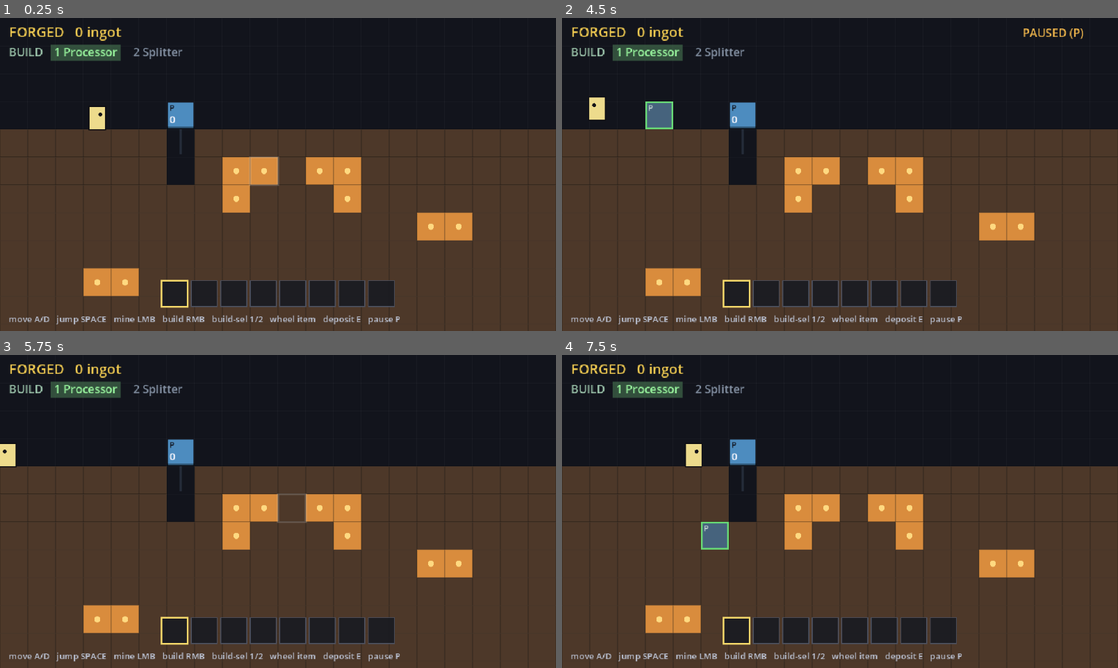
Above: before the commit, frames 1-4 (two rows, left to right).
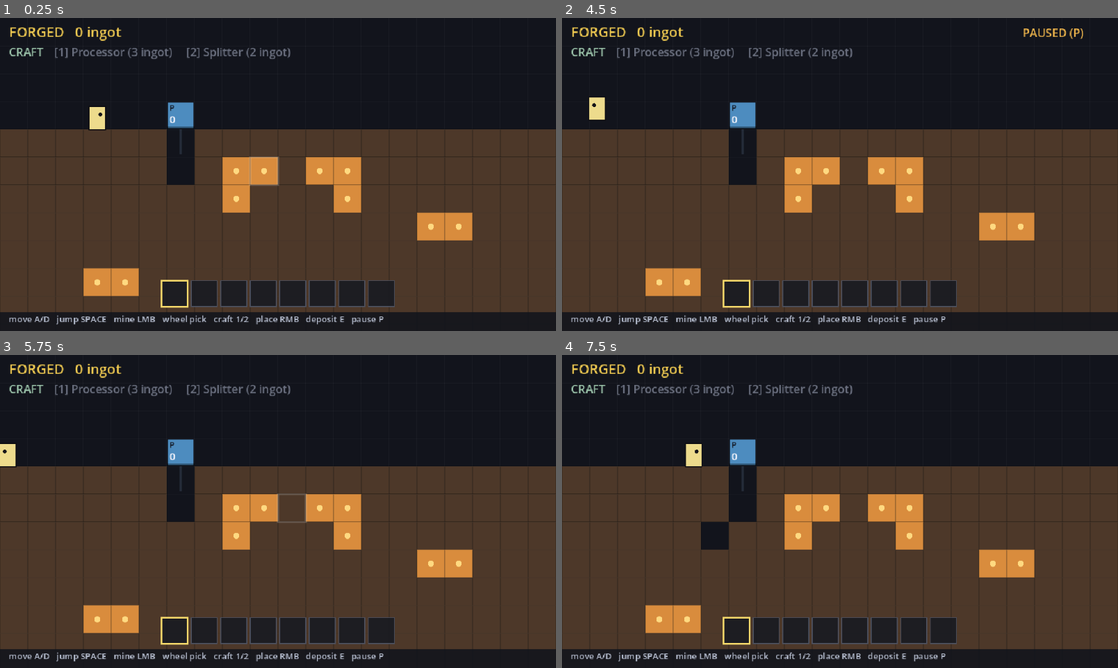
Above: after the commit, the same moments.

Repository: teohondascully/sinkforge
Game: Godot game, scene res://scenes/main.tscn
Two runs of this game, one before a commit and one after it. Both use one fixed random seed, a clock stepped at 60 frames per second and the inputs below.
Inputs (mouse positions are in pixels of both pictures, inside the frame that each line leads up to):
- Up to frame 1 (0.25 s): no input
- Up to frame 2 (4.5 s): tap Enter at 0.5 s; move the mouse to (962, 158) at 0.52 s; hold Right 0.53-1.28 s; tap 1 at 0.6, 1.35, 2.3, 3.05, 3.6, 4.35 s; click (962, 158) at 0.67 s; tap Space at 0.77, 1.52, 2.75, 3.02, 3.77 s; move the mouse to (728, 190) at 1.27 s; hold Left 1.28-2.03 s; move the mouse to (895, 105) at 2.02 s; hold Right 2.03-2.78 s; tap P at 2.1 s; move the mouse to (812, 237) at 2.77 s; hold Up 2.78-3.53 s; tap E at 2.85 s; click (812, 237) at 2.92 s; move the mouse to (1006, 221) at 3.52 s; hold Left from 3.53 s (still down); move the mouse to (673, 127) at 4.27 s
- Up to frame 3 (5.75 s): keep holding Left; tap Space at 4.52 s; tap Enter at 5 s; move the mouse to (305, 511) at 5.02 s; tap P at 5.1 s; click (305, 511) at 5.17 s; tap 1 at 5.3 s
- Up to frame 4 (7.5 s): tap Space at 5.75, 6.02, 6.77 s; move the mouse to (756, 433) at 5.77 s; release Left at 5.78 s; hold Right 5.78-6.53 s; tap E at 5.85 s; tap 1 at 6.05, 6.6, 7.35 s; move the mouse to (962, 495) at 6.52 s; hold Up 6.53-7.28 s; move the mouse to (728, 527) at 7.27 s; hold Right from 7.28 s (still down); click (728, 527) at 7.42 s

The runs differ from the first frame. In frame 1, 7.0% of the frame differs, in the area x 0-100%, y 8-100%; in frame 2, 7.5%; in frame 3, 7.0%; in frame 4, 7.5%.

Commit message:
feat(economy): Factorio-style building — craft machines as hotbar items
Machines are now inventory ITEMS you craft and place, the unified hotbar is
the one selector, and the separate 1/2 build palette is gone.

- craft (1/2): spend MachineDef.craft_cost ingots (Processor=3, Splitter=2,
 data on the defs) to make a machine item into the pack; spent ingots are
 counted as total_consumed so conservation holds; can't craft if broke.
- place/pickup (RMB): build_from_pack places the SELECTED hotbar machine
 item (consumes one); pickup_machine returns it AND salvages the machine's
 buffered items back into the pack (fixes a latent conservation bug where
 picking up a mid-work forge silently destroyed buffered ore — caught by
 independent-verify).
- the hotbar (wheel/1..8 select) is the unified selector; machine items show
 their machine colour + letter tag; resources stay plain colour squares.
- HUD: CRAFT strip ([1] Processor (3 ingot) ...; greyed when unaffordable);
 controls backing bar (fix world-bleed behind the hint, 4b note).
- the build ghost shows only when a placeable machine item is selected.

Harness: +_test_craft_and_build (craft spend+consume accounting, place
consumes, can't-place-uncarried, pickup salvages buffered ore, conservation
across craft+pickup). 72 sim checks PASS; motion in tolerance; independent-
verify SHIP; visual-critique SHIP. Screenshot history/07-factorio-building.png.

Docs: DECISIONS (economy entry), SESSION_LOG (Session 5), ARCHITECTURE,
ROADMAP, prompts/prototype-2 updated. Presentation/feel is flagged
as the next (user-priority) sprint.

Diff:
--- a/scenes/hud.gd
+++ b/scenes/hud.gd
@@ -11,9 +11,10 @@
 var sim: FactorySim
 var _font: Font = ThemeDB.fallback_font
 var paused_getter: Callable
-## The hand-build palette (set by MainView): the machine names you can place, and which is selected.
-var palette_names: PackedStringArray = []
-var selected_getter: Callable
+## Craftable machines for the CRAFT strip (set by MainView): [{name: String, cost: {item->count}}].
+var craft_options: Array[Dictionary] = []
+## Machine item id -> {color: Color, tag: String}, so machine items in the hotbar read as machines.
+var machine_icons: Dictionary = {}
 ## The active carried-item slot in the inventory hotbar (set by MainView; mouse-wheel cycles it).
 var inv_selected_getter: Callable
 
@@ -25,35 +26,48 @@
 func _draw() -> void:
 	draw_string(_font, Vector2(10, 22), "FORGED   %d ingot" % int(sim.total_produced.get(&"ingot", 0)),
 		HORIZONTAL_ALIGNMENT_LEFT, -1, 16, Color(0.95, 0.80, 0.32))
-	_draw_palette()
+	_draw_craft()
 	_draw_inventory()
+	draw_rect(Rect2(0.0, CANVAS.y - 22.0, CANVAS.x, 22.0), Color(0.07, 0.08, 0.11, 0.9))  # controls backing
 	draw_string(_font, Vector2(10, CANVAS.y - 10),
-		"move A/D   jump SPACE   mine LMB   build RMB   build-sel 1/2   wheel item   deposit E   pause P",
+		"move A/D   jump SPACE   mine LMB   wheel pick   craft 1/2   place RMB   deposit E   pause P",
 		HORIZONTAL_ALIGNMENT_LEFT, -1, 10, Color(0.75, 0.78, 0.85))
 	if paused_getter.is_valid() and bool(paused_getter.call()):
 		draw_string(_font, Vector2(CANVAS.x - 110, 22), "PAUSED (P)",
 			HORIZONTAL_ALIGNMENT_LEFT, -1, 13, Color(0.95, 0.72, 0.30))
 
 
-## The build palette, with the selected machine boxed/brightened — so RMB-to-build has a visible
-## current choice (1/2 cycle it). Drawn top-left under OUTPUT.
-func _draw_palette() -> void:
-	if palette_names.is_empty():
+## The CRAFT strip — 1 Processor (3 ingot)  2 Splitter (2 ingot) — press the number to craft one
+## into the pack. Greyed when you can't afford it. Drawn top-left under FORGED.
+func _draw_craft() -> void:
+	if craft_options.is_empty():
 		return
-	var sel: int = int(selected_getter.call()) if selected_getter.is_valid() else 0
 	var x: float = 10.0
 	var y: float = 44.0
-	draw_string(_font, Vector2(x, y), "BUILD", HORIZONTAL_ALIGNMENT_LEFT, -1, 13, Color(0.62, 0.78, 0.68))
+	draw_string(_font, Vector2(x, y), "CRAFT", HORIZONTAL_ALIGNMENT_LEFT, -1, 13, Color(0.62, 0.78, 0.68))
 	x += 52.0
-	for i: int in palette_names.size():
-		var label: String = "%d %s" % [i + 1, palette_names[i]]
+	for i: int in craft_options.size():
+		var opt: Dictionary = craft_options[i]
+		var cost: Dictionary = opt["cost"]
+		var label: String = "[%d] %s (%s)" % [i + 1, str(opt["name"]), _cost_text(cost)]
 		var w: float = _font.get_string_size(label, HORIZONTAL_ALIGNMENT_LEFT, -1, 13).x
-		var on: bool = i == sel
-		if on:
-			draw_rect(Rect2(x - 4.0, y - 13.0, w + 8.0, 18.0), Color(0.30, 0.50, 0.34, 0.55))
 		draw_string(_font, Vector2(x, y), label, HORIZONTAL_ALIGNMENT_LEFT, -1, 13,
-			Color(0.60, 0.96, 0.62) if on else Color(0.50, 0.55, 0.62))
-		x += w + 18.0
+			Color(0.80, 0.86, 0.66) if _can_afford(cost) else Color(0.42, 0.44, 0.50))
+		x += w + 16.0
+
+
+func _can_afford(cost: Dictionary) -> bool:
+	for item: StringName in cost:
+		if int(sim.inventory.get(item, 0)) < int(cost[item]):
+			return false
+	return true
+
+
+func _cost_text(cost: Dictionary) -> String:
+	var parts: PackedStringArray = []
+	for item: StringName in cost:
+		parts.append("%d %s" % [int(cost[item]), item])
+	return " ".join(parts)
 
 
 ## The carried pack as a hotbar of slots (icon + count), centred along the bottom. The active slot
@@ -75,7 +89,14 @@
 		if i < slots.size():
 			var item: StringName = slots[i]["item"]
 			var count: int = int(slots[i]["count"])
-			draw_rect(Rect2(sx + 5.0, y + 4.0, SLOT - 10.0, SLOT - 13.0), _item_color(item))
+			var icon := Rect2(sx + 5.0, y + 4.0, SLOT - 10.0, SLOT - 13.0)
+			if machine_icons.has(item):  # a machine item: its colour + letter tag, so it reads as one
+				var ic: Dictionary = machine_icons[item]
+				draw_rect(icon, ic["color"])
+				draw_string(_font, icon.position + Vector2(2.0, 11.0), str(ic["tag"]),
+					HORIZONTAL_ALIGNMENT_LEFT, -1, 10, Color(0.06, 0.06, 0.09))
+			else:
+				draw_rect(icon, _item_color(item))
 			draw_string(_font, Vector2(sx + 4.0, y + SLOT - 4.0), str(count),
 				HORIZONTAL_ALIGNMENT_LEFT, -1, 11, Color(0.97, 0.97, 0.99))
 
--- a/scenes/main.gd
+++ b/scenes/main.gd
@@ -34,14 +34,14 @@
 var _paused: bool = false
 var _mine_cooldown: float = 0.0
 var _aim: Vector2i = Vector2i(-99, -99)
-## The hand-build palette: which machine defs you can place, and which is selected (1/2 keys). The
-## ore_vent (a SOURCE) is deliberately absent — you remain the ore source by hand, which keeps the
-## dig-by-hand loop intact (manual→automated pillar; see DECISIONS 2026-06-27).
-var _palette: Array[MachineDef] = []
-var _selected: int = 0
+## The machines you can CRAFT (1/2 keys → craft one into the pack, spending ingots). The ore_vent (a
+## SOURCE) is deliberately absent — you remain the ore source by hand (manual→automated pillar; see
+## DECISIONS 2026-06-27). `_machine_defs_by_id` resolves a carried hotbar item back to its def so a
+## selected machine item can be placed.
+var _craftable: Array[MachineDef] = []
+var _machine_defs_by_id: Dictionary = {}
 ## Which carried-item slot is active in the inventory hotbar (mouse-wheel cycles it). The selected
-## item is what E deposits — the inventory is the player's held-resource surface (substrate the build
-## economy will plug machines/ingots into next).
+## item is what E deposits (a resource) or RMB places (a machine) — the unified Factorio-style hotbar.
 var _inv_selected: int = 0
 ## Cosmetic falling sprites: {from: Vector2, to: Vector2, t: float, color: Color} in WORLD coords.
 var _falling: Array[Dictionary] = []
@@ -49,10 +49,12 @@
 
 func _ready() -> void:
 	sim = FactorySim.new()
-	_palette = [
+	_craftable = [
 		load("res://src/data/machines/processor.tres"),
 		load("res://src/data/machines/splitter.tres"),
 	]
+	for def: MachineDef in _craftable:
+		_machine_defs_by_id[def.id] = def
 	_seed_world()
 
 	_player = Player.new()
@@ -74,11 +76,13 @@
 	var hud := Hud.new()
 	hud.sim = sim
 	hud.paused_getter = func() -> bool: return _paused
-	var names: PackedStringArray = []
-	for def: MachineDef in _palette:
-		names.append(def.display_name)
-	hud.palette_names = names
-	hud.selected_getter = func() -> int: return _selected
+	var craft_opts: Array[Dictionary] = []
+	var machine_icons: Dictionary = {}
+	for def: MachineDef in _craftable:
+		craft_opts.append({"name": def.display_name, "cost": def.craft_cost})
+		machine_icons[def.id] = {"color": _machine_color(def), "tag": _tag(def.display_name)}
+	hud.craft_options = craft_opts
+	hud.machine_icons = machine_icons
 	hud.inv_selected_getter = func() -> int: return _inv_selected
 	layer.add_child(hud)
 	add_child(layer)
@@ -121,8 +125,8 @@
 				_paused = not _paused
 			elif key.keycode == KEY_E:
 				_deposit_into_reach()
-			elif key.keycode >= KEY_1 and key.keycode < KEY_1 + _palette.size():
-				_selected = key.keycode - KEY_1
+			elif key.keycode >= KEY_1 and key.keycode < KEY_1 + _craftable.size():
+				sim.craft(_craftable[key.keycode - KEY_1])  # 1/2 craft a machine item into the pack
 	elif event is InputEventMouseButton:
 		var mb := event as InputEventMouseButton
 		if mb.pressed:
@@ -193,9 +197,21 @@
 	if _paused or not _can_reach(_aim):
 		return
 	if sim.machine_at(_aim) != null:
-		sim.remove_machine(_aim)
-	elif _placeable(_aim):
-		sim.place_machine(_palette[_selected], _aim)
+		sim.pickup_machine(_aim)  # pick your machine back up into the pack
+		return
+	var def: MachineDef = _selected_machine_def()
+	if def != null and _placeable(_aim):
+		sim.build_from_pack(def, _aim)
+
+
+## The machine def for the active hotbar slot, or null if the selected item isn't a placeable
+## machine you carry (it's a resource, or the pack is empty).
+func _selected_machine_def() -> MachineDef:
+	var slots: Array[Dictionary] = sim.inventory_slots()
+	if slots.is_empty():
+		return null
+	var sel: int = clampi(_inv_selected, 0, slots.size() - 1)
+	return _machine_defs_by_id.get(slots[sel]["item"], null)
 
 
 ## A cell takes a hand-placed machine if it's in-bounds, open (not earth), unoccupied, and NOT the
@@ -291,7 +307,9 @@
 	if sim.machine_at(_aim) != null:
 		draw_rect(inner, Color(0.95, 0.45, 0.40, 0.9), false, 2.0)  # pick-up affordance
 		return
-	var def: MachineDef = _palette[_selected]
+	var def: MachineDef = _selected_machine_def()
+	if def == null:
+		return  # the active hotbar item isn't a placeable machine — nothing to ghost
 	# A brighter, more opaque tint so the ghost reads as a translucent PREVIEW on its own — not only
 	# by its border (4b critique: the dark fill leaned entirely on the green outline to be seen).
 	var ghost: Color = _machine_color(def).lerp(Color.WHITE, 0.20)
--- a/src/core/factory_sim.gd
+++ b/src/core/factory_sim.gd
@@ -131,6 +131,59 @@
 	return moved
 
 
+## Player action: CRAFT one machine item into the pack, spending its `craft_cost` from inventory.
+## Returns true if crafted. Spent items are counted as consumed so conservation holds (crafting is
+## a real ingot sink). The machine item (keyed by def.id) lives in the same pack as ore/ingots.
+func craft(def: MachineDef) -> bool:
+	if def.craft_cost.is_empty():
+		return false
+	for item: StringName in def.craft_cost:
+		if int(inventory.get(item, 0)) < int(def.craft_cost[item]):
+			return false
+	for item: StringName in def.craft_cost:
+		var n: int = int(def.craft_cost[item])
+		_take_from_pack(item, n)
+		total_consumed[item] = int(total_consumed.get(item, 0)) + n
+	inventory[def.id] = int(inventory.get(def.id, 0)) + 1
+	return true
+
+
+## Player action: place a machine you CARRY — consumes one machine item (def.id) from the pack and
+## places it. Returns the MachineState, or null if you don't carry one or the cell is blocked.
+func build_from_pack(def: MachineDef, cell: Vector2i) -> MachineState:
+	if int(inventory.get(def.id, 0)) <= 0:
+		return null
+	var state: MachineState = place_machine(def, cell)
+	if state == null:
+		return null
+	_take_from_pack(def.id, 1)
+	return state
+
+
+## Player action: pick a placed machine back up into the pack (one machine item by its def.id).
+## Returns true if a machine was there. Any items the machine was holding are SALVAGED back into the
+## pack rather than discarded — so picking up a mid-work forge never silently destroys your ore
+## (items just move machine→pack, both "present" → conservation holds).
+func pickup_machine(cell: Vector2i) -> bool:
+	var state: MachineState = grid.get(cell, null)
+	if state == null:
+		return false
+	for buffer: Dictionary in [state.input_buffer, state.output_buffer]:
+		for item: StringName in buffer:
+			inventory[item] = int(inventory.get(item, 0)) + int(buffer[item])
+	inventory[state.def.id] = int(inventory.get(state.def.id, 0)) + 1
+	remove_machine(cell)
+	return true
+
+
+func _take_from_pack(item: StringName, n: int) -> void:
+	var left: int = int(inventory.get(item, 0)) - n
+	if left > 0:
+		inventory[item] = left
+	else:
+		inventory.erase(item)
+
+
 ## Place a machine in a cell. Returns the new MachineState, or null if out of bounds / occupied /
 ## inside solid earth.
 func place_machine(def: MachineDef, cell: Vector2i) -> MachineState:
--- a/src/data/machine_def.gd
+++ b/src/data/machine_def.gd
@@ -19,3 +19,7 @@
 ## (NOT a type enum or capability system — those stay deferred); it just lets the sim branch on
 ## the few machines that don't fit "named recipe-runner". See DECISIONS.md 2026-06-27.
 @export var behavior: StringName = &""
+## What it costs to CRAFT one of these machine items (item StringName -> count), e.g. {&"ingot": 3}.
+## Empty = not hand-craftable. Drives the Factorio-style build economy: forge ingots → craft a
+## machine item into the pack → place it. PROVISIONAL numbers, tuned by feel.
+@export var craft_cost: Dictionary = {}
--- a/src/data/machines/processor.tres
+++ b/src/data/machines/processor.tres
@@ -8,3 +8,6 @@
 id = &"processor"
 display_name = "Processor"
 recipe = ExtResource("2_recipe")
+craft_cost = {
+&"ingot": 3
+}
--- a/src/data/machines/splitter.tres
+++ b/src/data/machines/splitter.tres
@@ -8,3 +8,6 @@
 display_name = "Splitter"
 recipe = null
 behavior = &"splitter"
+craft_cost = {
+&"ingot": 2
+}
--- a/tests/run_tests.gd
+++ b/tests/run_tests.gd
@@ -22,6 +22,7 @@
 	_test_hand_built_chain()
 	_test_inventory_slots()
 	_test_spit_and_collect()
+	_test_craft_and_build()
 	if _failures == 0:
 		print("ALL PASS")
 		quit(0)
@@ -290,3 +291,36 @@
 		var present: int = _items_present(sim, item)
 		var net: int = int(sim.total_produced.get(item, 0)) - int(sim.total_consumed.get(item, 0))
 		_check(present == net, "%s conserved across spit+collect (present=%d, net=%d)" % [item, present, net])
+
+
+## Factorio-style building: craft a machine ITEM from carried ingots (spending them, counted as
+## consumed), place it from the pack (consuming the item), and pick it back up (returning the item).
+func _test_craft_and_build() -> void:
+	print("- craft + build")
+	var proc_def: MachineDef = load("res://src/data/machines/processor.tres")
+	var sim: FactorySim = FactorySim.new()
+	sim.inventory[&"ingot"] = 5                         # forged elsewhere; inject for a focused test
+	sim.total_produced[&"ingot"] = 5                    # account so conservation is checkable
+	_check(sim.craft(proc_def), "craft a processor with enough ingots")
+	_check(int(sim.inventory.get(&"ingot", 0)) == 2, "crafting spent 3 ingots")
+	_check(int(sim.inventory.get(&"processor", 0)) == 1, "a processor item is now in the pack")
+	_check(int(sim.total_consumed.get(&"ingot", 0)) == 3, "spent ingots counted as consumed")
+	_check(not sim.craft(proc_def), "cannot craft a second one (only 2 ingots left)")
+	var built: MachineState = sim.build_from_pack(proc_def, Vector2i(4, 4))
+	_check(built != null and sim.machine_at(Vector2i(4, 4)) != null, "placed the processor from the pack")
+	_check(int(sim.inventory.get(&"processor", 0)) == 0, "placing consumed the processor item")
+	_check(sim.build_from_pack(proc_def, Vector2i(5, 5)) == null, "cannot place a machine you don't carry")
+	# Pick up a machine that is HOLDING ore -> the ore is salvaged back, not destroyed (conservation).
+	sim.set_solid(Vector2i(9, 0), &"ore")
+	sim.set_solid(Vector2i(9, 1), &"ore")
+	sim.mine(Vector2i(9, 0))
+	sim.mine(Vector2i(9, 1))
+	sim.deposit(Vector2i(4, 4), &"ore", 2)
+	_check(int(sim.inventory.get(&"ore", 0)) == 0, "ore handed into the machine left the pack")
+	_check(sim.pickup_machine(Vector2i(4, 4)), "picked the machine back up")
+	_check(int(sim.inventory.get(&"processor", 0)) == 1, "the machine item returned to the pack")
+	_check(int(sim.inventory.get(&"ore", 0)) == 2, "the machine's held ore was salvaged back to the pack")
+	for item: StringName in [&"ore", &"ingot"]:
+		var present: int = _items_present(sim, item)
+		var net: int = int(sim.total_produced.get(item, 0)) - int(sim.total_consumed.get(item, 0))
+		_check(present == net, "%s conserved across craft+pickup (present=%d, net=%d)" % [item, present, net])
Not shown, changed: docs/ARCHITECTURE.md
